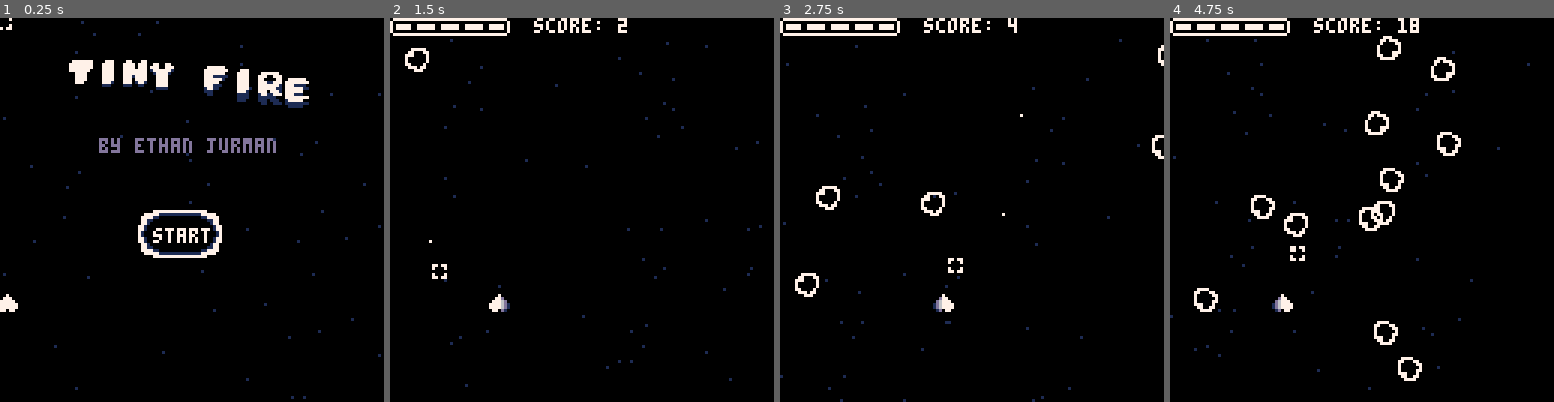
Above: before the commit, frames 1-4 (left to right).
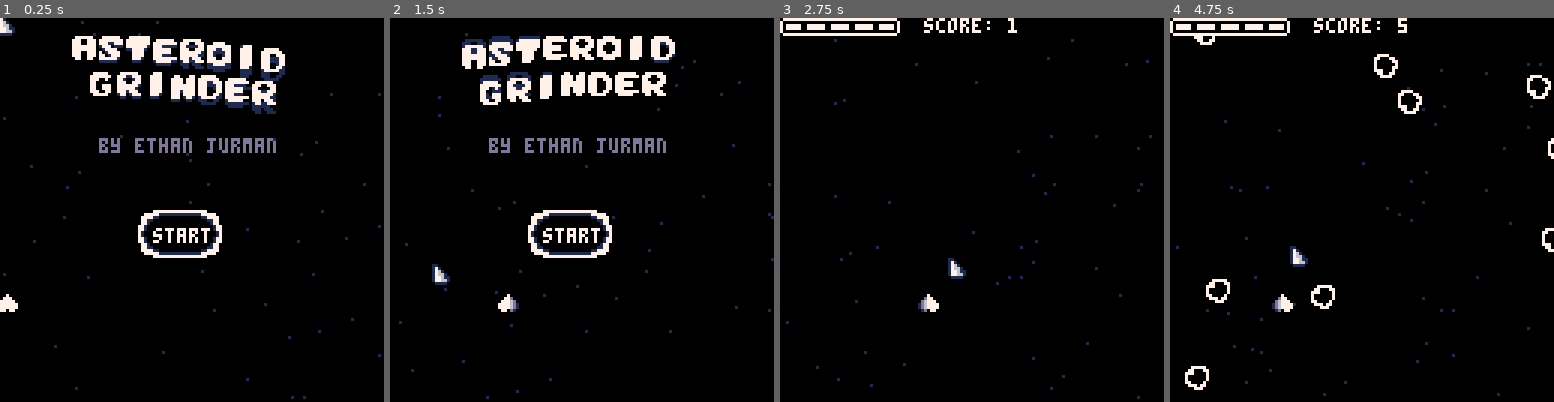
Above: after the commit, the same moments.

Repository: ethanjurman/asteroid-grinder
Game: PICO-8 cartridge asteroid-grinder.p8
The game is run twice, just before and just after one commit, with the same random seed, the same clock (stepped at 60 frames per second) and the same inputs.
Inputs (mouse positions are in pixels of both pictures, inside the frame that each line leads up to):
- Up to frame 1 (0.25 s): no input
- Up to frame 2 (1.5 s): tap X (X key) at 0.33, 1.07 s; click (670, 121) at 0.67 s; tap O (Z key) at 0.7 s; click (436, 267) at 1.22 s
- Up to frame 3 (2.75 s): hold Right 1.6-2.1 s; tap O (Z key) at 1.7, 2.1, 2.5 s; click (887, 114) at 1.77 s; tap X (X key) at 1.85 s; hold Up 2.15-2.42 s; click (952, 259) at 2.32 s; hold Right from 2.47 s (still down)
- Up to frame 4 (4.75 s): click (1404, 106) at 2.87 s; tap O (Z key) every 0.4 s from 2.9 to 4.5 s; tap X (X key) at 2.97, 4.08 s; release Right at 3.03 s; hold Left 3.08-3.58 s; click (1465, 256) at 3.42 s; hold Down 3.63-3.97 s; click (1231, 102) at 3.97 s; hold Right 4.02-4.68 s; click (1292, 248) at 4.52 s; hold Up from 4.73 s (still down)

The runs differ from the first frame. In frame 1, 6.6% of the frame differs, in the area x 0-81%, y 0-25%; in frame 2, 9.1%, in the area x 0-100%, y 0-100%; in frame 3, 1.8%; in frame 4, 4.0%.

Commit message:
only grind

Diff:
--- a/tiny-fire.p8
+++ b/asteroid-grinder.p8
@@ -50,7 +50,7 @@
  for obj in all(objects_draw[game_state]) do
  	obj.draw()
  end
- print(debug,0,20,7)
+ --print(debug,0,20,7)
 end
 -->8
 -- stars
@@ -253,40 +253,51 @@
 
 end
 
-function is_bullet_on_btn(b)
+function is_mouse_on_btn()
  -- start btn
+ debug="false"
  local width=28
  local height=16
  local x=st_btn.x
  local y=st_btn.y
-	if (b.x<x) return false
-	if (b.y<y) return false
-	if (b.x>x+width) return false
-	if (b.y>y+height) return false
+	if (mouse.x<x) return false
+	if (mouse.y<y) return false
+	if (mouse.x>x+width) return false
+	if (mouse.y>y+height) return false
+	debug="true"
 	return true
 end
 
 function update_menu()
-	for b in all(ship.blts) do
-	 if is_bullet_on_btn(b) then
-	 	game_state="game"
-	 	_init()
-  end
-	end
+ if is_mouse_on_btn() and
+    mouse.click==1 then
+ 	game_state="game"
+ 	_init()
+ end
 end
 
 function draw_menu()
- -- tiny fire (dark)
-	for i=0,9 do
+ -- asteroid grinder
+	for i=0,7 do
+	 -- dark
 	 y_shift=sin((frame/2-(i+2))%32/32)*6
 	 pal(7,1)
-	 spr(32+i,23+i*9,y_shift+20)
+	 spr(48+i,24+i*9,y_shift+12)
 	 pal(7,7)
-	end
-	-- tiny fire (light)
-	for i=0,9 do
+	 -- light
 	 y_shift=sin((frame/2-i)%32/32)*6
-	 spr(32+i,23+i*9,y_shift+20)
+	 spr(48+i,24+i*9,y_shift+12)
+	end
+	for i=9,16 do
+	 i=i-9
+	 -- dark
+	 y_shift=sin((frame/2-(i+2))%32/32)*6
+	 pal(7,1)
+	 spr(48+i+9,30+i*9,y_shift+24)
+	 pal(7,7)
+	 -- light
+	 y_shift=sin((frame/2-i)%32/32)*6
+	 spr(48+i+9,30+i*9,y_shift+24)
 	end
 	-- credit
 	print("by ethan jurman", 33,40,13)
@@ -438,8 +449,8 @@
  if stat(34) == 1 and
     mouse.click != 1 then
   mouse.click=1
-  sfx(0)
-  ship.fire()
+  --sfx(0)
+  --ship.fire()
  end
  if stat(34) != 1 then
   mouse.click=stat(34)
Not shown, changed: 23 lines of the sprite sheet (__gfx__) section of asteroid-grinder.p8
Not shown, changed: the thumbnail (__label__) section of asteroid-grinder.p8
Not shown, added: asteroid-grinder.js
Not shown, changed: index.html
